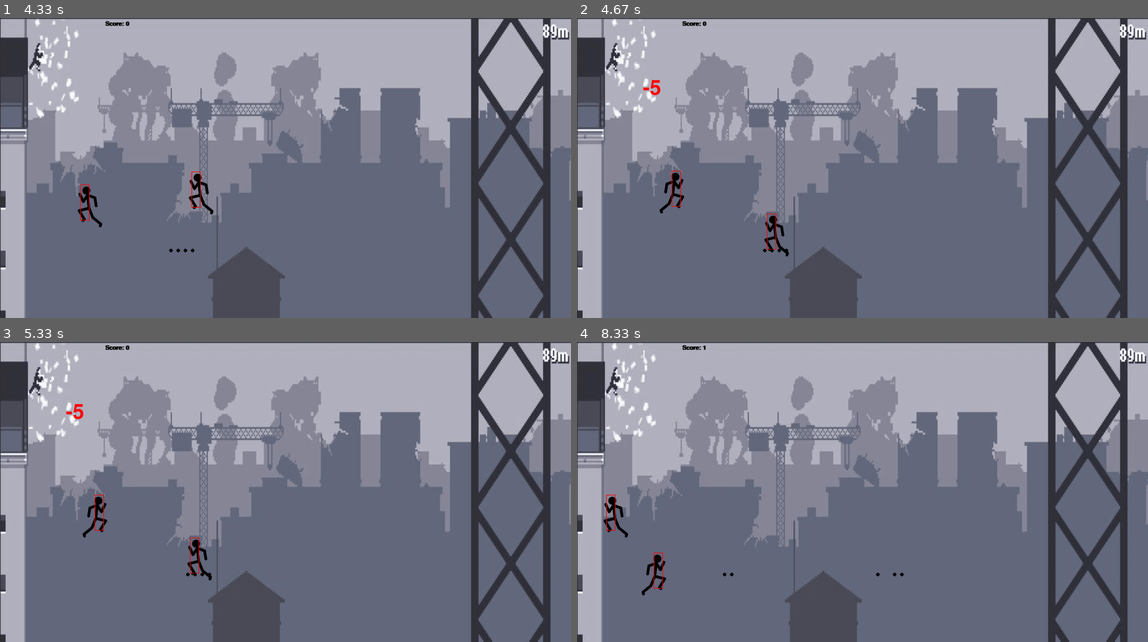
Above: before the commit, frames 1-4 (two rows, left to right).
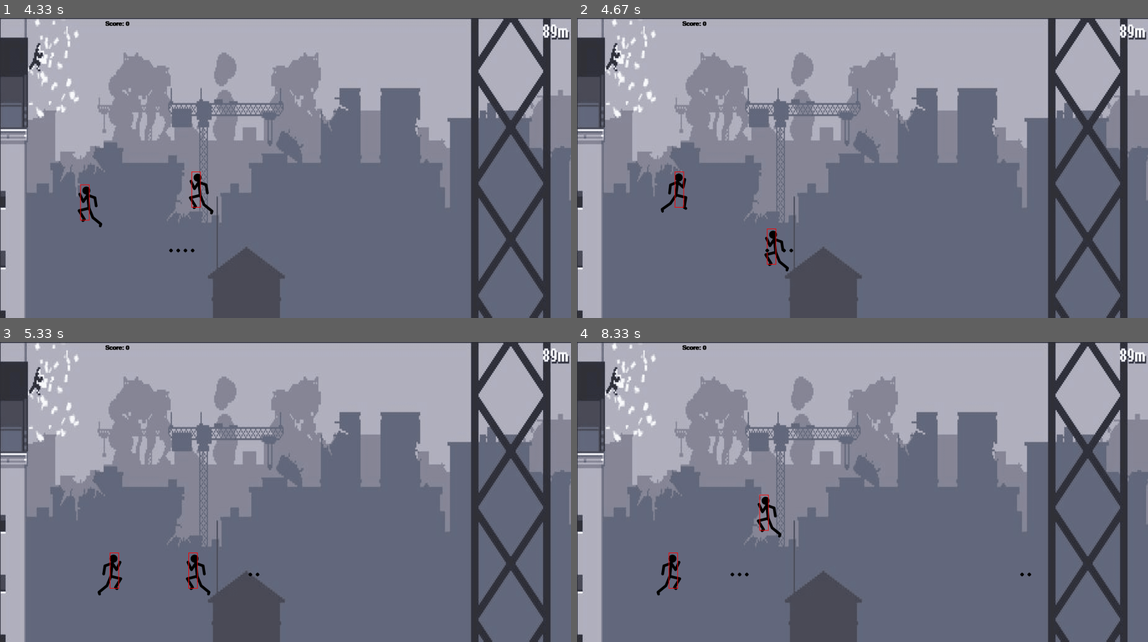
Above: after the commit, the same moments.

Repository: joanjuz/Proyecto2Datos1
Game: pygame game, started from Pygame/main.py
Two runs of this game, one before a commit and one after it. Both use one fixed random seed, a clock stepped at 60 frames per second and the inputs below.
Inputs:
- Up to frame 1 (4.33 s): hold A 0.33-0.87 s; hold S 0.9-1.2 s; tap J at 0.97, 1.3, 1.6, 1.73, 2.13, 2.43, 2.8, 3.2, 3.5, 3.7, 4, 4.2 s; tap I at 1.05, 2.22, 3.78 s; hold A 1.23-1.63 s; hold W 1.67-2.03 s; hold D 2.07-2.7 s; hold S 2.73-3.1 s; hold A 3.13-3.6 s; hold D 3.63-4.1 s; hold W from 4.13 s (still down)
- Up to frame 2 (4.67 s): release W at 4.43 s; hold D from 4.47 s (still down); tap J at 4.53 s
- Up to frame 3 (5.33 s): tap J at 4.83 s; release D at 4.93 s
- Up to frame 4 (8.33 s): hold S 7.37-7.73 s; tap J at 7.43, 7.83, 8.13 s; hold A 7.77-8.23 s; tap I at 7.92 s; hold D from 8.27 s (still down)

Frame 1 is identical in both runs. In frame 2, 0.7% of the frame differs, in the area x 11-38%, y 20-85%; in frame 3, 0.9%; in frame 4, 1.0%, in the area x 4-80%, y 1-85%.

Commit message:
colision del jugador 1 con el 2

Diff:
--- a/Pygame/main.py
+++ b/Pygame/main.py
@@ -36,6 +36,7 @@
         self.isJump = False
         self.left = False
         self.right = False
+        self.hit = False
         self.walkCount = 0
         self.jumpCount = 10
         self.standing = True
@@ -66,24 +67,6 @@
                 self.hitbox = (self.x + 17, self.y + 2, 31, 120)
                 pygame.draw.rect(win, (255, 0, 0), self.hitbox, 2)
 
-    def hit(self):
-        self.isJump = False
-        self.jumpCount = 10
-        self.x = 100
-        self.y = 700
-        self.walkCount = 0
-        font1 = pygame.font.SysFont('comicsans', 100)
-        text = font1.render('-5', 1, (255, 0, 0))
-        win.blit(text, (250 - (text.get_width() / 2), 200))
-        pygame.display.update()
-        i = 0
-        while i < 200:
-            pygame.time.delay(10)
-            i += 1
-            for event in pygame.event.get():
-                if event.type == pygame.QUIT:
-                    i = 201
-                    pygame.quit()
 
 
 class projectile(object):
@@ -121,8 +104,26 @@
     clock.tick(27)
     if player1.hitbox[1] < player2.hitbox[1] + player2.hitbox[3] and player1.hitbox[1] + player1.hitbox[3] > player2.hitbox[1]:
         if player1.hitbox[0] + player1.hitbox[2] > player2.hitbox[0] and player1.hitbox[0] < player2.hitbox[0] + player2.hitbox[2]:
-            player1.hit()
-            score -= 5
+            player1.hit = True
+            if player1.right == True:
+                player2.x += player2.vel
+            else:
+                player2.x -= player2.vel
+        else:
+            player1.hit = False
+    else:
+        player1.hit = False
+    if player2.hitbox[1] < player1.hitbox[1] + player1.hitbox[3] and player2.hitbox[1] + player2.hitbox[3] > player1.hitbox[1]:
+        if player2.hitbox[0] + player2.hitbox[2] > player1.hitbox[0] and player2.hitbox[0] < player1.hitbox[0] + player1.hitbox[2]:
+            player2.hit = True
+            if player2.right == True:
+                player1.x += player1.vel
+            else:
+                player1.x -= player1.vel
+        else:
+            player2.hit = False
+    else:
+        player2.hit = False
 
     if shootLoop > 0:
         shootLoop += 1
@@ -138,8 +139,7 @@
             if bullet.x + bullet.radius > player2.hitbox[0] and bullet.x - bullet.radius < player2.hitbox[0] + \
                     player2.hitbox[2]:
                 #hitSound.play()
-                player2.hit()
-                score += 1
+                player2.hit = True
                 bullets.pop(bullets.index(bullet))
 
         if bullet.x < 1550 and bullet.x > 0:
